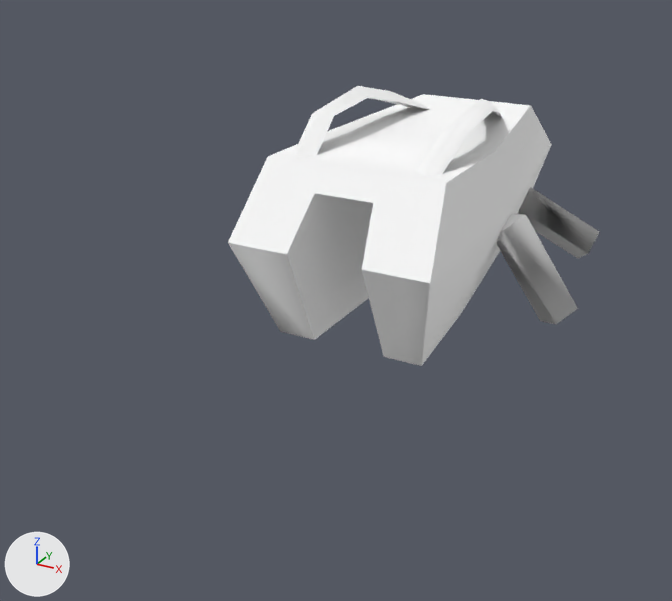
Before and after pictures for a commit that changed the OBJ model Assets/Art/Nova1492/GXConverted/Models/UnitParts/ArmWeapons/datan_common_arm15_hdkn_75ab9b21.obj.
Before and after are seen from a camera (50 mm lens) standing at (1.11, -2.25, 1.19) and looking at (-0.07, -0.11, 0.12). Lighting does not change. The marker at lower left points along +X, +Y and +Z. The first picture is the older version. Where no turn or scale is listed for an object, it has been applied to the vertices.

Names of what the first picture shows: 'datan_common_arm15_hdkn_75ab9b21'.
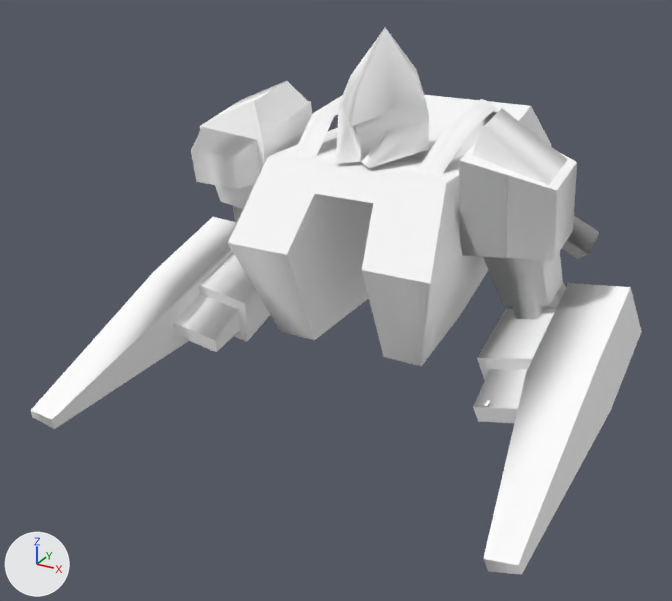
Changed parts and their boxes (x1, y1, x2, y2) in the pictures (672 x 601 px):
'datan_common_arm15_hdkn_75ab9b21_mesh05', added
    after: (473, 283, 642, 575)
'datan_common_arm15_hdkn_75ab9b21_mesh02', added
    after: (30, 217, 270, 429)
'datan_common_arm15_hdkn_75ab9b21_mesh04', added
    after: (459, 108, 577, 319)
'datan_common_arm15_hdkn_75ab9b21_mesh07', added
    after: (336, 28, 429, 168)
'datan_common_arm15_hdkn_75ab9b21_mesh01', added
    after: (191, 81, 312, 225)

The change in detail:
Mesh me_datan_common_arm15_hdkn_75ab9b21_mesh07 is new.
It has 24 vertices, 37 faces and spans x -0.139..0.139, y -0.148..0.181, z 0.528..0.861.
It uses material mat_datan_common_arm15_hdkn_75ab9b21 (its picture is missing).
Mesh me_datan_common_arm15_hdkn_75ab9b21_mesh05 is new.
It has 27 vertices, 30 faces and spans x 0.378..0.736, y -0.721..0.203, z -0.133..0.217.
It uses material mat_datan_common_arm15_hdkn_75ab9b21 (its picture is missing).
Mesh me_datan_common_arm15_hdkn_75ab9b21_mesh04 is new.
It has 30 vertices, 34 faces and spans x 0.294..0.526, y -0.129..0.207, z 0.023..0.676.
It uses material mat_datan_common_arm15_hdkn_75ab9b21 (its picture is missing).
Mesh me_datan_common_arm15_hdkn_75ab9b21_mesh02 is new.
It has 27 vertices, 30 faces and spans x -0.708..-0.358, y -0.716..0.205, z -0.152..0.192.
It uses material mat_datan_common_arm15_hdkn_75ab9b21 (its picture is missing).
Mesh me_datan_common_arm15_hdkn_75ab9b21_mesh01 is new.
It has 44 vertices, 56 faces and spans x -0.526..-0.294, y -0.195..0.251, z 0.02..0.684.
It uses material mat_datan_common_arm15_hdkn_75ab9b21 (its picture is missing).
Object 'datan_common_arm15_hdkn_75ab9b21_mesh07' (ob_datan_common_arm15_hdkn_75ab9b21_mesh07) is new; it shows me_datan_common_arm15_hdkn_75ab9b21_mesh07.
Its location is (0.0, 0.0, 0.0).
Object 'datan_common_arm15_hdkn_75ab9b21_mesh05' (ob_datan_common_arm15_hdkn_75ab9b21_mesh05) is new; it shows me_datan_common_arm15_hdkn_75ab9b21_mesh05.
Its location is (0.0, 0.0, 0.0).
Object 'datan_common_arm15_hdkn_75ab9b21_mesh04' (ob_datan_common_arm15_hdkn_75ab9b21_mesh04) is new; it shows me_datan_common_arm15_hdkn_75ab9b21_mesh04.
Its location is (0.0, 0.0, 0.0).
Object 'datan_common_arm15_hdkn_75ab9b21_mesh02' (ob_datan_common_arm15_hdkn_75ab9b21_mesh02) is new; it shows me_datan_common_arm15_hdkn_75ab9b21_mesh02.
Its location is (0.0, 0.0, 0.0).
Object 'datan_common_arm15_hdkn_75ab9b21_mesh01' (ob_datan_common_arm15_hdkn_75ab9b21_mesh01) is new; it shows me_datan_common_arm15_hdkn_75ab9b21_mesh01.
Its location is (0.0, 0.0, 0.0).
